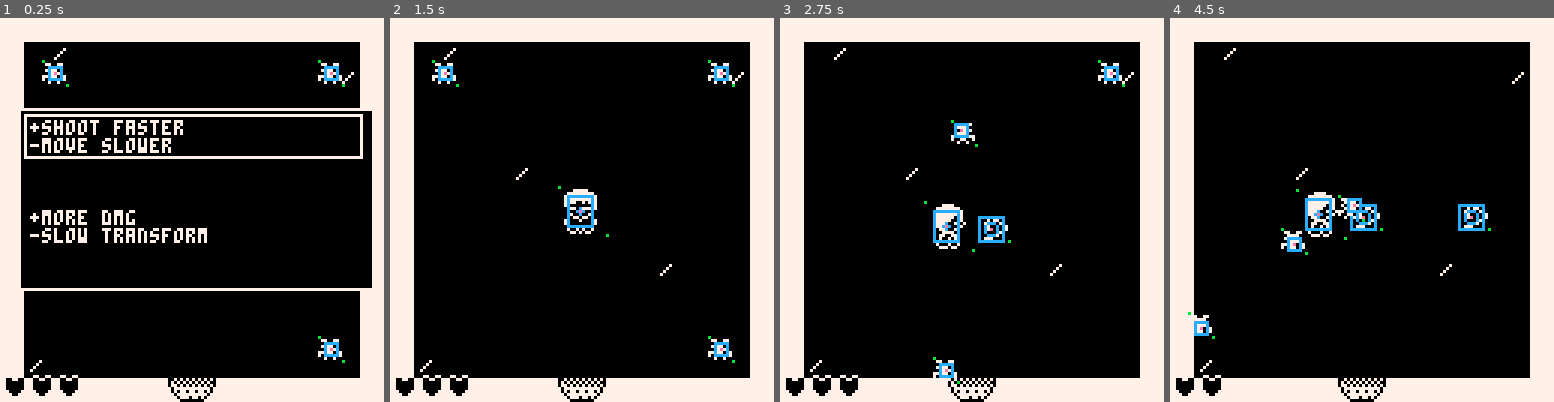
Above: before the commit, frames 1-4 (left to right).
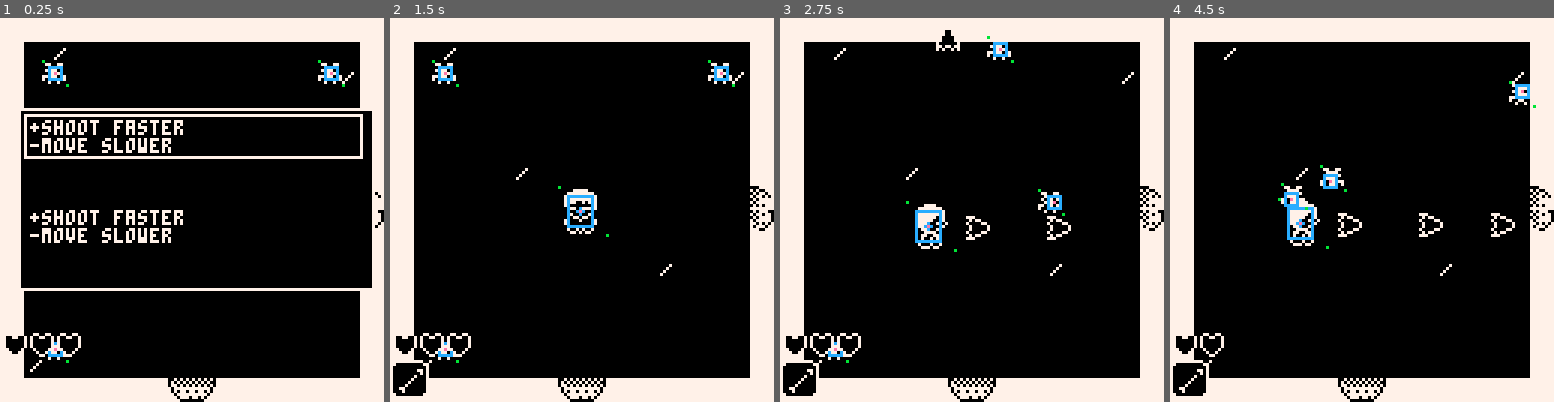
Above: after the commit, the same moments.

Repository: dresseswithpockets/bitjam3
Game: PICO-8 cartridge game.p8
Two runs of this game, one before a commit and one after it. Both use one fixed random seed, a clock stepped at 60 frames per second and the inputs below.
Inputs:
- Up to frame 1 (0.25 s): no input
- Up to frame 2 (1.5 s): tap X (X key) at 0.33, 1.07 s; tap O (Z key) at 0.7 s
- Up to frame 3 (2.75 s): hold Right 1.6-2.1 s; tap O (Z key) at 1.7, 2.1, 2.5 s; tap X (X key) at 1.85 s; hold Up 2.15-2.42 s; hold Right from 2.47 s (still down)
- Up to frame 4 (4.5 s): tap O (Z key) every 0.4 s from 2.9 to 4.1 s; tap X (X key) at 2.97, 4.08 s; release Right at 3.03 s; hold Left 3.08-3.58 s; hold Down 3.63-3.97 s; hold Right from 4.02 s (still down)

The runs differ from the first frame. In frame 1, 2.5% of the frame differs, in the area x 1-100%, y 45-99%; in frame 2, 1.9%; in frame 3, 4.5%, in the area x 0-100%, y 3-99%; in frame 4, 4.5%.

Commit message:
WIP knockback and room items

Diff:
--- a/game.p8
+++ b/game.p8
@@ -306,6 +306,9 @@
 	   ent.subpos.x%=1
 	   ent.vel.x=0
 	   col_right=true
+	   if ent.knock.x>0 then
+	    ent.knock.x*=-1
+	   end
 	  else
 		  ent.subpos.x-=1
 		  ent.pos.x+=1
@@ -316,6 +319,9 @@
 	   ent.subpos.x%=1
 	   ent.vel.x=0
 	   col_left=true
+	   if ent.knock.x<0 then
+	    ent.knock.x*=-1
+	   end
 	  else
 		  ent.subpos.x+=1
 		  ent.pos.x-=1
@@ -329,6 +335,9 @@
 	   ent.subpos.y%=1
 	   ent.vel.y=0
 	   col_down=true
+	   if ent.knock.y>0 then
+	    ent.knock.y*=-1
+	   end
 	  else
 		  ent.subpos.y-=1
 		  ent.pos.y+=1
@@ -339,6 +348,9 @@
 	   ent.subpos.y%=1
 	   ent.vel.y=0
 	   col_up=true
+	   if ent.knock.y<0 then
+	    ent.knock.y*=-1
+	   end
 	  else
 		  ent.subpos.y+=1
 		  ent.pos.y-=1
@@ -355,7 +367,7 @@
    ent.pos.x,ent.pos.y,
    ent.s_size.x,ent.s_size.y,
    ent.flip_x,ent.flip_y)
-  if debug then
+  if debug and ent.c_p1 and ent.c_active then
    -- draw top left, bottom right
    pset(ent.pos.x,ent.pos.y,11)
    pset(
@@ -424,11 +436,11 @@
  ply.trans=false
  ply.trans_timer=0
  ply.spd=75/60 -- px/sec
-
  ply.init()
 
+ ply_items={}
  ply_spd_shoot_mult=0.85
- shoot_time=15 -- frame delay
+ shoot_time=10 -- frame delay
  shoot_timer=0
 
  bullets={}
@@ -593,6 +605,7 @@
   -- if we're in boss room and
   -- player has moved into the
   -- boss hole, goto next floor
+  music(-1,500)
   state_floor_end()
  end
 
@@ -622,7 +635,11 @@
  end
 
  if btnp(🅾️) then
-  lvlup_choices[menu_idx].exec()
+  local choice=lvlup_choices[menu_idx]
+  local item=choice.fac(v_cpy(v_zero))
+  item.init()
+  item.acquire()
+  add(ply_items,item)
   show_lvlup_menu=false
   sfx_menu_sel.play()
  end
@@ -737,6 +754,7 @@
  camera(cam_x-64, cam_y-64)
  if room.boss and boss then
   draw_boss_room()
+ elseif room.item then
  else
   room.t.draw()
   draw_doors()
@@ -749,6 +767,7 @@
 
  camera(0,0)
  draw_ply_hp()
+ draw_ply_items()
 
  if show_lvlup_menu then
   draw_lvlup_menu()
@@ -770,6 +789,11 @@
  end
 end
 
+function draw_item_room()
+ map(1,1,1,1,13,13)
+ rect(0,0,127,127,7)
+end
+
 function draw_bullets()
  for b in all(bullets) do
   b.draw()
@@ -791,7 +815,14 @@
 
 function draw_ply_hp()
  for i=0,ply.health-1 do
-  spr(4,1+i*9,119)
+  spr(4,1+i*9,119-14)
+ end
+end
+
+function draw_ply_items()
+ for i,item in ipairs(ply_items) do
+  item.pos=vec(i*13-10,117)
+  item.draw()
  end
 end
 
@@ -1292,8 +1323,8 @@
 fp_test={
  {{},{},{},{},{},},
  {{},{},{},{},{},},
- {{},{},"1,0,0,1,3,4,0,0","1,0,0,0,3,3,0,0",{},},
- {{},{},{},{},{},},
+ {{},{},"1,0,0,1,3,4,0,0,0,0,3,4,3,0,0","1,0,0,0,3,3,0,0",{},},
+ {{},{},"1,0,0,2,3,3,0,0",{},{},},
  {{},{},{},{},{},},
 }
 
@@ -1457,17 +1488,60 @@
  local boss_room=rnd(ends)
  boss_room.boss=true
  boss_room.boss_func=rnd(bosses)
+ del(ends,boss_room)
+ -- pick random room for item room
+ local item_room=rnd(ends)
+ if item_room != nil then
+  item_room.item=true
+
+ end
  -- loop through rooms and add
  -- enemies
  for room in all(rooms) do
-  if not room.boss then
+  if not room.boss and not room.item then
    rnd(rgen_types)(room)
   end
+  if room.item then
+   room.item=rnd(items)
+  end
  end
  return floor
 end
 -->8
 -- items
+
+function i_rapid_fire(pos)
+ local item=entity(
+  5,
+  v_zero,
+  vec(11,11),
+  32,32,
+  vec(8,8))
+ item.pos=pos
+ item.c_active=false
+
+ local base_draw=item.draw
+ function item.draw()
+  -- draw item border/background
+  sspr(
+   16,48,
+   13,13,
+   item.pos.x-2.5,item.pos.y-2.5,
+   13,13)
+  base_draw()
+ end
+
+ function item.acquire()
+	 -- increase ply shoot speed
+	 shoot_time-=1
+	 -- todo: make the shoot speed
+	 --  weapon-specific
+	 -- decrease ply move speed
+	 ply.spd*=0.8
+ end
+
+ return item
+end
 
 function i_quad_dmg_exec()
  -- 5 seconds of quad dmg
@@ -1483,15 +1557,6 @@
  ply_dmg+=1
  -- increase trans delay
  trans_delay+=15
-end
-
-function i_rapid_fire_exec()
- -- increase ply shoot speed
- shoot_time-=1
- -- todo: make the shoot speed
- --  weapon-specific
- -- decrease ply move speed
- ply.spd*=0.8
 end
 
 i_quad_dmg={
@@ -1511,19 +1576,19 @@
  exec=i_heavy_hits_exec,
 }
 
-i_rapid_fire={
+i_rapid_fire_info={
  desc={
   "+shoot faster",
   "-move slower",
  },
- exec=i_rapid_fire_exec,
+ fac=i_rapid_fire,
 }
 
 -- shuffle bag of all items
 items={
- i_rapid_fire,
- i_heavy_hits,
- i_quad_dmg,
+ i_rapid_fire_info,
+ --i_heavy_hits,
+ --i_quad_dmg,
 }
 
 item_idx=1
@@ -1571,8 +1636,15 @@
   base_upd_spr()
  end
 
- function e.dmg(n)
+ function e.dmg(n,dir,knock)
   e.health-=n
+  dir=dir or v_dir(ply.c_center,e.c_center)
+  knock=knock or min(n,10)
+  e.knock=v_mul(dir,knock)
+  if knock>5 then
+   -- big knockback!
+   hitsleep=15
+  end
  	return e.health>0
  end
 
@@ -1983,7 +2055,6 @@
 sfx_door_exit=single_sfx(4)
 sfx_shoot=single_sfx(5)
 sfx_shoot_seek=single_sfx(6)
-sfx_ply_dmg=single_sfx(7)
 sfx_ply_walk=single_sfx(8)
 sfx_ply_dmg=hitstun_sfx(
  single_sfx(5,2),
Not shown, changed: 31 lines of the sprite sheet (__gfx__) section of game.p8
Not shown, changed: todo
